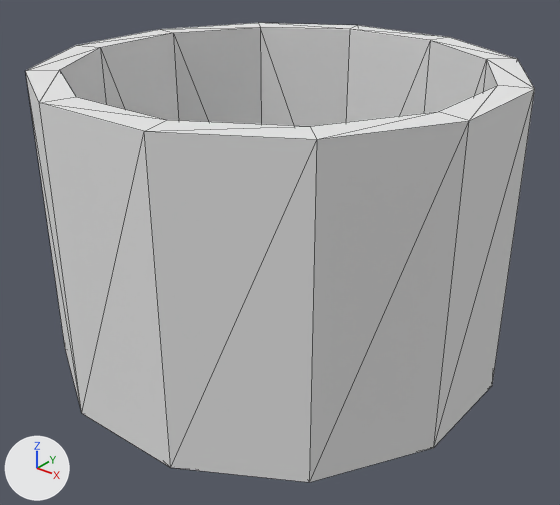
Two versions of the glTF model objects/cup/cup.glb, one commit apart.
Both versions are drawn from a camera (50 mm lens) standing at (3.07, -3.83, 3.19) and looking at (0.07, -0.07, 0.86). The axes (+X, +Y, +Z) are drawn at lower left. The lights are the same throughout. Mesh edges are drawn as thin lines. Where no turn or scale is listed for an object, it has been applied to the vertices. Vertices at the same position are counted once.

Script lines for the objects in view, before the commit:
```python
me_mesh_0 = bpy.data.meshes.new('Mesh_0')
me_mesh_0.from_pydata(...)  # 62 vertices, 120 faces; spans x -1.5..1.5, y -1.5..1.5, z -0.12..2.0
me_mesh_0.materials.append(mat_material_0)  # its picture is missing
ob_cup_col = bpy.data.objects.new('cup-col', me_mesh_0)
ob_cup_col.location = (0.0, 0.0, 0.125)
```
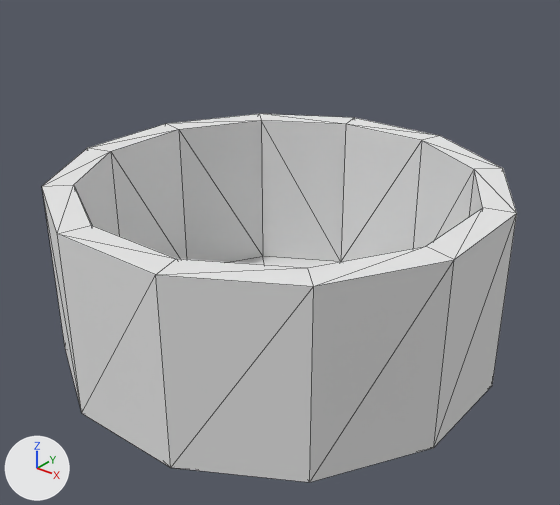
The change in detail:
me_mesh_0 has 62 vertices, 120 faces and spans x -1.5..1.5, y -1.5..1.5, z -0.12..2.0.
me_mesh_0 is used by ob_cup_col; location (0.0, 0.0, 0.125).
me_mesh_0 part 1: all 24 vertices in x -1.5..1.5, y -1.5..1.5, z 2.0 are moved by (0.0, 0.0, -0.75).

What differs and where, as boxes (x1, y1, x2, y2) in the pictures (560 x 505 px):
'cup-col', reshaped (7% narrower, 20% shorter)
    before: (26, 23, 535, 482)
    after: (42, 114, 517, 482)
